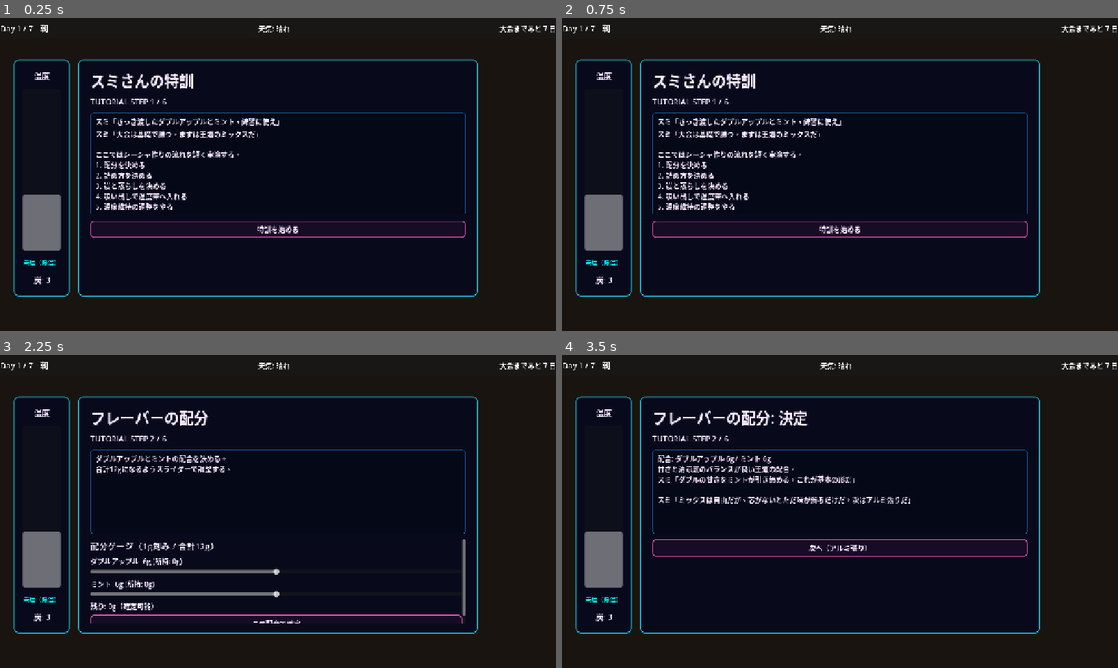
Above: before the commit, frames 1-4 (two rows, left to right).
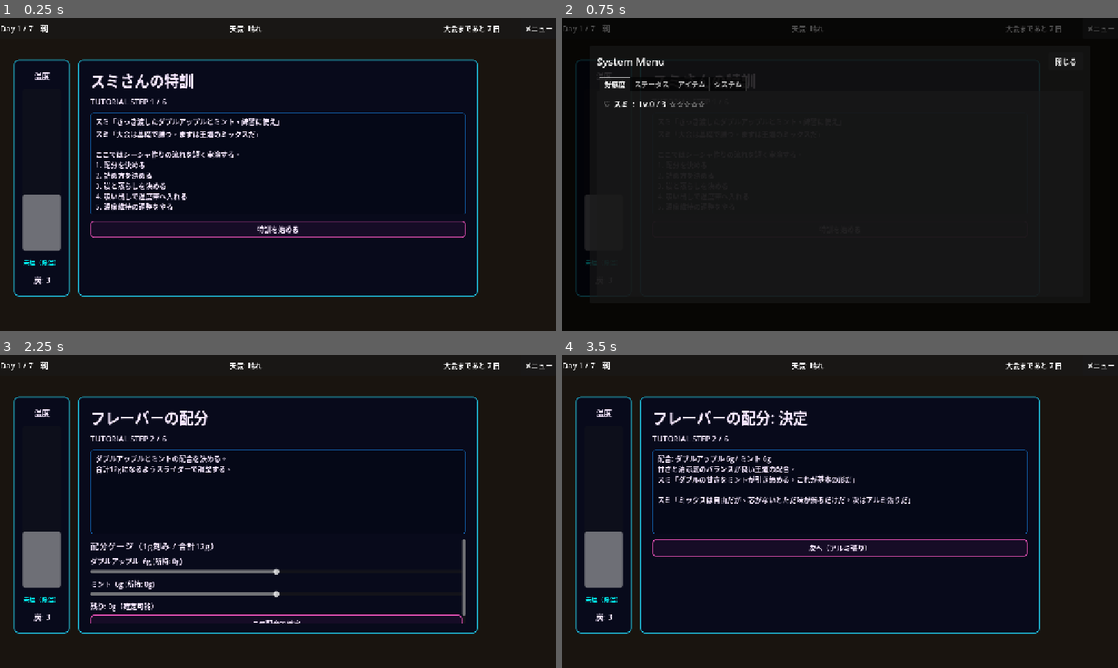
Above: after the commit, the same moments.

Repository: haseatsu114514-dot/shisha-game
Game: Godot game, scene res://scenes/daily/practice.tscn
Two runs of this game, one before a commit and one after it. Both use one fixed random seed, a clock stepped at 60 frames per second and the inputs below. This scene is started directly instead of the project's main scene.
Inputs (mouse positions are in pixels of both pictures, inside the frame that each line leads up to):
- Up to frame 1 (0.25 s): no input
- Up to frame 2 (0.75 s): click (1101, 27) at 0.5 s, where only the run after the commit has a clickable "メニュー"
- Up to frame 3 (2.25 s): click (505, 398) at 1.25 s, where only the run after the commit has a clickable "閉じる"; click "特訓を始める" at 2 s
- Up to frame 4 (3.5 s): click "この配合で確定" at 2.75 s

The runs differ from the first frame. In frame 1, 0.4% of the frame differs, in the area x 41-100%, y 2-5%; in frame 2, 7.3%, in the area x 0-100%, y 1-90%; in frame 3, 0.4%; in frame 4, 0.4%.

Commit message:
feat: implement global system menu accessible from HUD

Diff:
--- a/data/dialogue/ch1_spots.json
+++ b/data/dialogue/ch1_spots.json
@@ -108,7 +108,8 @@
                         "text": "会員登録しないと利用できないようだ。また今度考えよう。"
                     }
                 ]
-            }
+            },
+            "metadata": {}
         },
         {
             "dialogue_id": "ch1_choizap_visit",
@@ -143,7 +144,8 @@
                     "face": "",
                     "text": "魅力が少し上がった。"
                 }
-            ]
+            ],
+            "metadata": {}
         },
         {
             "dialogue_id": "ch1_kannon_visit",
--- a/scenes/ui/hud.tscn
+++ b/scenes/ui/hud.tscn
@@ -44,3 +44,14 @@
 theme_override_font_sizes/font_size = 16
 text = "大会まであと 7 日"
 horizontal_alignment = 2
+
+[node name="Spacer3" type="Control" parent="TopBar/HBox"]
+custom_minimum_size = Vector2(8, 0)
+layout_mode = 2
+
+[node name="MenuButton" type="Button" parent="TopBar/HBox"]
+unique_name_in_owner = true
+layout_mode = 2
+theme_override_font_sizes/font_size = 16
+text = " メニュー "
+focus_mode = 0
--- /dev/null
+++ b/scenes/ui/system_menu.tscn
@@ -0,0 +1,133 @@
+[gd_scene load_steps=2 format=3]
+
+[ext_resource type="Script" path="res://scripts/ui/system_menu.gd" id="1"]
+
+[node name="SystemMenu" type="CanvasLayer"]
+layer = 50
+process_mode = 3
+script = ExtResource("1")
+
+[node name="Overlay" type="ColorRect" parent="."]
+anchors_preset = 15
+anchor_right = 1.0
+anchor_bottom = 1.0
+color = Color(0, 0, 0, 0.7)
+
+[node name="Margin" type="MarginContainer" parent="."]
+anchors_preset = 15
+anchor_right = 1.0
+anchor_bottom = 1.0
+theme_override_constants/margin_left = 64
+theme_override_constants/margin_top = 64
+theme_override_constants/margin_right = 64
+theme_override_constants/margin_bottom = 64
+
+[node name="Panel" type="Panel" parent="Margin"]
+layout_mode = 2
+
+[node name="VBox" type="VBoxContainer" parent="Margin/Panel"]
+layout_mode = 1
+anchors_preset = 15
+anchor_right = 1.0
+anchor_bottom = 1.0
+offset_left = 16.0
+offset_top = 16.0
+offset_right = -16.0
+offset_bottom = -16.0
+theme_override_constants/separation = 16
+
+[node name="HeaderHBox" type="HBoxContainer" parent="Margin/Panel/VBox"]
+layout_mode = 2
+
+[node name="Title" type="Label" parent="Margin/Panel/VBox/HeaderHBox"]
+layout_mode = 2
+size_flags_horizontal = 3
+theme_override_font_sizes/font_size = 24
+text = "System Menu"
+
+[node name="CloseButton" type="Button" parent="Margin/Panel/VBox/HeaderHBox"]
+unique_name_in_owner = true
+custom_minimum_size = Vector2(80, 40)
+layout_mode = 2
+text = "閉じる"
+
+[node name="TabContainer" type="TabContainer" parent="Margin/Panel/VBox"]
+unique_name_in_owner = true
+layout_mode = 2
+size_flags_vertical = 3
+
+[node name="好感度" type="MarginContainer" parent="Margin/Panel/VBox/TabContainer"]
+layout_mode = 2
+theme_override_constants/margin_left = 16
+theme_override_constants/margin_top = 16
+theme_override_constants/margin_right = 16
+theme_override_constants/margin_bottom = 16
+
+[node name="AffinityVBox" type="VBoxContainer" parent="Margin/Panel/VBox/TabContainer/好感度"]
+unique_name_in_owner = true
+layout_mode = 2
+theme_override_constants/separation = 12
+
+[node name="ステータス" type="MarginContainer" parent="Margin/Panel/VBox/TabContainer"]
+visible = false
+layout_mode = 2
+theme_override_constants/margin_left = 16
+theme_override_constants/margin_top = 16
+theme_override_constants/margin_right = 16
+theme_override_constants/margin_bottom = 16
+
+[node name="StatusGrid" type="GridContainer" parent="Margin/Panel/VBox/TabContainer/ステータス"]
+unique_name_in_owner = true
+layout_mode = 2
+theme_override_constants/h_separation = 32
+theme_override_constants/v_separation = 12
+columns = 2
+
+[node name="アイテム" type="MarginContainer" parent="Margin/Panel/VBox/TabContainer"]
+visible = false
+layout_mode = 2
+theme_override_constants/margin_left = 16
+theme_override_constants/margin_top = 16
+theme_override_constants/margin_right = 16
+theme_override_constants/margin_bottom = 16
+
+[node name="ItemScroll" type="ScrollContainer" parent="Margin/Panel/VBox/TabContainer/アイテム"]
+layout_mode = 2
+
+[node name="ItemVBox" type="VBoxContainer" parent="Margin/Panel/VBox/TabContainer/アイテム/ItemScroll"]
+unique_name_in_owner = true
+layout_mode = 2
+size_flags_horizontal = 3
+
+[node name="システム" type="MarginContainer" parent="Margin/Panel/VBox/TabContainer"]
+visible = false
+layout_mode = 2
+theme_override_constants/margin_left = 16
+theme_override_constants/margin_top = 16
+theme_override_constants/margin_right = 16
+theme_override_constants/margin_bottom = 16
+
+[node name="SystemVBox" type="VBoxContainer" parent="Margin/Panel/VBox/TabContainer/システム"]
+layout_mode = 2
+theme_override_constants/separation = 20
+
+[node name="SaveButton" type="Button" parent="Margin/Panel/VBox/TabContainer/システム/SystemVBox"]
+unique_name_in_owner = true
+custom_minimum_size = Vector2(200, 48)
+layout_mode = 2
+size_flags_horizontal = 0
+text = "セーブ (Save)"
+
+[node name="LoadButton" type="Button" parent="Margin/Panel/VBox/TabContainer/システム/SystemVBox"]
+unique_name_in_owner = true
+custom_minimum_size = Vector2(200, 48)
+layout_mode = 2
+size_flags_horizontal = 0
+text = "ロード (Load)"
+
+[node name="TitleButton" type="Button" parent="Margin/Panel/VBox/TabContainer/システム/SystemVBox"]
+unique_name_in_owner = true
+custom_minimum_size = Vector2(200, 48)
+layout_mode = 2
+size_flags_horizontal = 0
+text = "タイトルへ戻る"
--- a/scripts/autoload/affinity_manager.gd
+++ b/scripts/autoload/affinity_manager.gd
@@ -1,6 +1,7 @@
 extends Node
 
 const MAX_LEVEL := 5
+const CHAPTER_AFFINITY_CAP := {1: 3, 2: 4, 3: 5, 4: 5}
 
 const DEFAULT_AFFINITIES := {
 	"sumi": {"level": 0, "lime_exchanged": false, "met": true, "romance": false},
@@ -23,10 +24,18 @@
 	if not affinities.has(char_id):
 		return -1
 	var current = int(affinities[char_id].get("level", 0))
-	if current >= MAX_LEVEL:
+	var cap = _get_current_cap()
+	if current >= cap:
 		return current
 	affinities[char_id]["level"] = current + 1
 	return current + 1
+
+
+func _get_current_cap() -> int:
+	var ch = 1
+	if GameManager:
+		ch = GameManager.current_chapter
+	return int(CHAPTER_AFFINITY_CAP.get(ch, MAX_LEVEL))
 
 
 func get_level(char_id: String) -> int:
@@ -110,7 +119,7 @@
 
 
 func get_max_level() -> int:
-	return MAX_LEVEL
+	return _get_current_cap()
 
 
 func get_star_text(char_id: String) -> String:
--- a/scripts/daily/map.gd
+++ b/scripts/daily/map.gd
@@ -136,14 +136,12 @@
 			spots.append({"id": "adam", "label": "Eden"})
 			spots.append({"id": "minto", "label": "ぺぱーみんと"})
 		spots.append({"id": "shotengai", "label": "商店街"})
-		if EventFlags.get_flag("spot_choizap_unlocked"):
-			spots.append({"id": "choizap", "label": "チョイザップ"})
-		if EventFlags.get_flag("spot_kannon_unlocked"):
-			spots.append({"id": "kannon", "label": "観音"})
-		if EventFlags.get_flag("spot_cafe_unlocked"):
-			spots.append({"id": "cafe", "label": "カフェ"})
+		spots.append({"id": "kannon", "label": "観音"})
+		spots.append({"id": "choizap", "label": "チョイザップ"})
 		if GameManager.current_chapter >= 2:
 			spots.append({"id": "tv_tower_park", "label": "テレビ塔公園"})
+			if EventFlags.get_flag("spot_cafe_unlocked"):
+				spots.append({"id": "cafe", "label": "カフェ"})
 	elif CalendarManager.current_time == "night":
 		spots.append({"id": "tonari", "label": "tonari（夜）"})
 		spots.append({"id": "shop", "label": "Dr.Hookah [SHOP]（夜）"})
@@ -226,7 +224,7 @@
 	# Roaming spots: check if character event is available
 	if id in ["shotengai", "kannon", "choizap", "tv_tower_park"]:
 		if not _has_roaming_event(id):
-			message_label.text = "今は何もなさそうだ。"
+			message_label.text = "特に用事がないから、いいや。"
 			GameManager.play_ui_se("cancel")
 			return
 	_enter_spot(spot)
@@ -620,17 +618,29 @@
 	return ""
 
 
-var _rival_presence_cache: Dictionary = {}
+var _rival_absence_days_cache: Dictionary = {}
 
 func _is_rival_present(rival_id: String) -> bool:
-	if _rival_presence_cache.has(rival_id):
-		return bool(_rival_presence_cache[rival_id])
-
-	# Use day number + rival id as seed for deterministic daily check
-	var day_seed = CalendarManager.current_day * 13 + rival_id.hash()
-	var rng = RandomNumberGenerator.new()
-	rng.seed = day_seed
-	# ~75% chance of being present
-	var present = rng.randf() < 0.75
-	_rival_presence_cache[rival_id] = present
-	return present
+	var chapter = 1
+	if GameManager:
+		chapter = GameManager.current_chapter
+
+	var cache_key = "%s_ch%d" % [rival_id, chapter]
+
+	# Cache the specific days the rival is absent for the current chapter
+	if not _rival_absence_days_cache.has(cache_key):
+		var rng = RandomNumberGenerator.new()
+		rng.seed = cache_key.hash()
+
+		# Each rival is absent for exactly 2 days out of the typical 14-day chapter
+		var absent_days = []
+		while absent_days.size() < 2:
+			var d = rng.randi_range(2, 13) # Avoid day 1 and 14
+			if not absent_days.has(d):
+				absent_days.append(d)
+		_rival_absence_days_cache[cache_key] = absent_days
+
+	var today = CalendarManager.current_day
+	var is_absent = _rival_absence_days_cache[cache_key].has(today)
+
+	return not is_absent
--- a/scripts/ui/hud.gd
+++ b/scripts/ui/hud.gd
@@ -3,6 +3,9 @@
 @onready var date_time_label: Label = %DateTimeLabel
 @onready var weather_label: Label = %WeatherLabel
 @onready var remaining_days_label: Label = %RemainingDaysLabel
+@onready var menu_button: Button = %MenuButton
+
+const SYSTEM_MENU_SCENE = preload("res://scenes/ui/system_menu.tscn")
 
 
 func _ready() -> void:
@@ -10,6 +13,10 @@
 		CalendarManager.time_changed.connect(_update_labels)
 	if not CalendarManager.day_changed.is_connected(_update_labels):
 		CalendarManager.day_changed.connect(_update_labels)
+
+	if menu_button and not menu_button.pressed.is_connected(_on_menu_pressed):
+		menu_button.pressed.connect(_on_menu_pressed)
+
 	_update_labels()
 
 
@@ -26,3 +33,14 @@
 		remaining_days_label.text = "大会当日"
 	else:
 		remaining_days_label.text = "大会まであと %d 日" % remaining_days
+
+
+func _on_menu_pressed() -> void:
+	GameManager.play_ui_se("confirm")
+
+	# Prevent opening multiple menus
+	if get_tree().root.has_node("SystemMenu"):
+		return
+
+	var menu = SYSTEM_MENU_SCENE.instantiate()
+	get_tree().root.add_child(menu)
--- /dev/null
+++ b/scripts/ui/system_menu.gd
@@ -0,0 +1,194 @@
+extends CanvasLayer
+
+@onready var close_button = %CloseButton
+@onready var tab_container = %TabContainer
+@onready var affinity_vbox = %AffinityVBox
+@onready var status_grid = %StatusGrid
+@onready var item_vbox = %ItemVBox
+@onready var save_button = %SaveButton
+@onready var load_button = %LoadButton
+@onready var title_button = %TitleButton
+
+const CHARACTERS = [
+	{"id": "sumi", "name": "スミ"},
+	{"id": "naru", "name": "なる", "condition": "ch1_naru_met"},
+	{"id": "adam", "name": "アダム", "condition": "ch1_adam_met"},
+	{"id": "minto", "name": "眠都", "condition": "ch1_minto_met"},
+	{"id": "tsumugi", "name": "つむぎ", "condition": "ch1_tsumugi_met"},
+]
+
+func _ready() -> void:
+	process_mode = Node.PROCESS_MODE_ALWAYS
+	get_tree().paused = true
+
+	close_button.pressed.connect(close_menu)
+	save_button.pressed.connect(_on_save_pressed)
+	load_button.pressed.connect(_on_load_pressed)
+	title_button.pressed.connect(_on_title_pressed)
+
+	_populate_affinity()
+	_populate_status()
+	_populate_items()
+
+func close_menu() -> void:
+	GameManager.play_ui_se("cancel")
+	get_tree().paused = false
+	queue_free()
+
+func _populate_affinity() -> void:
+	for child in affinity_vbox.get_children():
+		child.queue_free()
+
+	var max_level = AffinityManager.get_max_level()
+
+	for char_data in CHARACTERS:
+		var char_id = char_data["id"]
+		# Check condition if it has one
+		if char_data.has("condition") and not EventFlags.get_flag(char_data["condition"]):
+			continue
+
+		var level = AffinityManager.get_affinity(char_id)
+		var star_text = AffinityManager.get_star_text(char_id)
+
+		# For maximum chapters limits formatting
+		var display_text = "♡ %s  :  Lv.%d / %d  %s" % [char_data["name"], level, max_level, star_text]
+
+		var label = Label.new()
+		label.text = display_text
+		label.add_theme_font_size_override("font_size", 18)
+		if level >= max_level:
+			label.modulate = Color(1.0, 0.8, 0.4) # Gold finish
+
+		affinity_vbox.add_child(label)
+
+func _populate_status() -> void:
+	for child in status_grid.get_children():
+		child.queue_free()
+
+	var stats = [
+		{"key": "technique", "name": "技術"},
+		{"key": "sense", "name": "味覚(センス)"},
+		{"key": "guts", "name": "根性"},
+		{"key": "charm", "name": "魅力"},
+		{"key": "insight", "name": "洞察"},
+	]
+
+	for stat in stats:
+		var label_name = Label.new()
+		label_name.text = stat["name"]
+		label_name.add_theme_font_size_override("font_size", 16)
+		status_grid.add_child(label_name)
+
+		var val = PlayerData.get("stat_" + stat["key"])
+		var label_val = Label.new()
+		label_val.text = str(val) if val != null else "0"
+		label_val.add_theme_font_size_override("font_size", 16)
+		label_val.horizontal_alignment = HORIZONTAL_ALIGNMENT_RIGHT
+		status_grid.add_child(label_val)
+
+	# Separator
+	var sep = Control.new()
+	sep.custom_minimum_size = Vector2(0, 16)
+	status_grid.add_child(sep)
+	var sep2 = Control.new()
+	sep2.custom_minimum_size = Vector2(0, 16)
+	status_grid.add_child(sep2)
+
+	# Flavor specialties
+	var spec_header = Label.new()
+	spec_header.text = "【得意分野】"
+	spec_header.add_theme_color_override("font_color", Color(0.6, 0.8, 1.0))
+	status_grid.add_child(spec_header)
+	status_grid.add_child(Control.new())
+
+	var specialties = [
+		{"key": "sweet", "name": "甘い (Sweet)"},
+		{"key": "cooling", "name": "清涼感 (Cooling)"},
+		{"key": "fruit", "name": "フルーツ (Fruit)"},
+		{"key": "spice", "name": "スパイス (Spice)"},
+		{"key": "floral", "name": "フローラル (Floral)"},
+	]
+
+	for spec in specialties:
+		var label_name = Label.new()
+		label_name.text = spec["name"]
+		status_grid.add_child(label_name)
+
+		var val = PlayerData.flavor_specialties.get(spec["key"], 10)
+		var label_val = Label.new()
+		label_val.text = str(val)
+		label_val.horizontal_alignment = HORIZONTAL_ALIGNMENT_RIGHT
+		status_grid.add_child(label_val)
+
+func _populate_items() -> void:
+	for child in item_vbox.get_children():
+		child.queue_free()
+
+	# Money
+	var money_label = Label.new()
+	money_label.text = "所持金: %d 円" % PlayerData.money
+	money_label.add_theme_color_override("font_color", Color(1.0, 0.9, 0.4))
+	money_label.add_theme_font_size_override("font_size", 18)
+	item_vbox.add_child(money_label)
+
+	var sep1 = HSeparator.new()
+	item_vbox.add_child(sep1)
+
+	# Current equipment
+	var equip_title = Label.new()
+	equip_title.text = "【現在の装備】"
+	equip_title.add_theme_color_override("font_color", Color(0.6, 0.8, 1.0))
+	item_vbox.add_child(equip_title)
+
+	var eq_bowl = Label.new()
+	eq_bowl.text = "ボウル: " + PlayerData.get_equipped_item_name("bowl")
+	item_vbox.add_child(eq_bowl)
+	var eq_hms = Label.new()
+	eq_hms.text = "HMS: " + PlayerData.get_equipped_item_name("hms")
+	item_vbox.add_child(eq_hms)
+	var eq_charcoal = Label.new()
+	eq_charcoal.text = "炭: " + PlayerData.get_equipped_item_name("charcoal")
+	item_vbox.add_child(eq_charcoal)
+
+	var sep2 = HSeparator.new()
+	item_vbox.add_child(sep2)
+
+	# Inventory items
+	var inv_title = Label.new()
+	inv_title.text = "【所持フレーバー】"
+	inv_title.add_theme_color_override("font_color", Color(0.6, 0.8, 1.0))
+	item_vbox.add_child(inv_title)
+
+	if PlayerData.flavor_inventory.is_empty():
+		var empty = Label.new()
+		empty.text = "（フレーバーは持っていません）"
+		item_vbox.add_child(empty)
+	else:
+		for f_id in PlayerData.flavor_inventory:
+			var label = Label.new()
+			label.text = "・" + PlayerData.get_flavor_name(f_id)
+			item_vbox.add_child(label)
+
+func _on_save_pressed() -> void:
+	GameManager.play_ui_se("confirm")
+	GameManager.force_save()
+
+	var old_text = save_button.text
+	save_button.text = "セーブ完了！"
+	save_button.disabled = true
+	await get_tree().create_timer(1.0).timeout
+	if is_instance_valid(save_button):
+		save_button.text = old_text
+		save_button.disabled = false
+
+func _on_load_pressed() -> void:
+	GameManager.play_ui_se("confirm")
+	get_tree().paused = false
+	GameManager.do_load()
+	queue_free()
+
+func _on_title_pressed() -> void:
+	GameManager.play_ui_se("cancel")
+	get_tree().paused = false
+	get_tree().change_scene_to_file("res://scenes/title.tscn")
+	queue_free()
